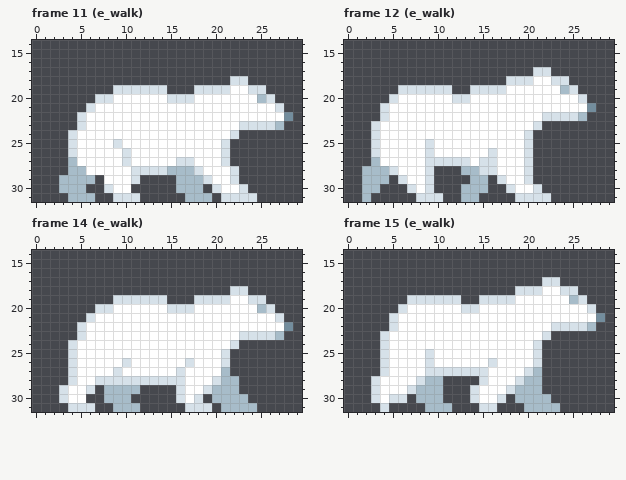
One commit to this pixel-art file: Assets/Sprites/Polar Bear/Polar Bear.aseprite. The picture above is the old version.
32x32 pixels, 19 frames. Colours within 5 levels of each other are drawn and written as one. Shown: frame 11 (e_walk): x 0..29, y 14..31; frame 12 (e_walk): x 0..29, y 14..31; frame 14 (e_walk): x 0..29, y 14..31; frame 15 (e_walk): x 0..29, y 14..31. The commit also changed other frames, which this record leaves out.
Now the later version:
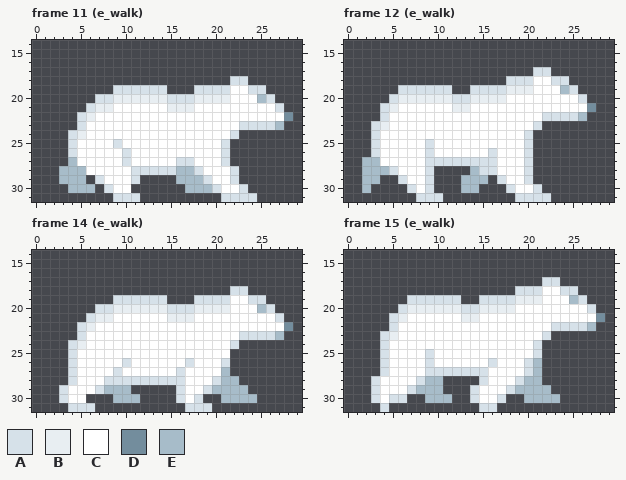
Palette (. is transparent): A #d6e1e9  B #e8eef2  C #ffffff  D #738d9d  E #a7bcc9
Changes in this commit:
--- frame 11 (e_walk)
@@ x 3..23 @@
 19 ......AAAAAA...AAAACC
-20 ....AACCCCCCAAACCCCCC
-21 ...ACCCCCCCCCCCCCCCCC
-22 ..ACCCCCCCCCCCCCCCCCC
+20 ....AABBBBBBAAABBBBCC
+21 ...ABBCCCCCCBBBCCCCCC
+22 ..ABCCCCCCCCCCCCCCCCC
 23 ..ACCCCCCCCCCCCCCCCCA
-24 .ACCCCCCCCCCCCCCCCCA.
+24 .ABCCCCCCCCCCCCCCCCA.
 25 .ACCCCACCCCCCCCCCCA..
@@ x 1..21 @@
 27 ...ECCCCCACCCCCAACCCA
-28 ...EECCCCCAAAAEEEACCC
-29 ..EEEE.CCCA....EEEACC
-30 ..EEE..ACC.....EEE.AC
-31 ...EEE..AAA.....EEE.A
+28 ..EEECCCCCAAAAAEEACCC
+29 ..EEE.ACCCA....EEEACC
+30 ...EEE.ACC......EEEAC
+31 ........AAA.........A
--- frame 12 (e_walk)
@@ x 2..22 @@
 18 ................AAACC
-19 ....AAAAAA..AAAACCCCC
-20 ...ACCCCCCAACCCCCCCCC
-21 ..ACCCCCCCCCCCCCCCCCC
+19 ....AAAAAA..AAAABBBCC
+20 ...ABBBBBBAABBBBCCCCC
+21 ..ABCCCCCCBBCCCCCCCCC
 22 ..ACCCCCCCCCCCCCCCCCA
-23 .ACCCCCCCCCCCCCCCCCA.
+23 .ABCCCCCCCCCCCCCCCCA.
 24 .ACCCCCCCCCCCCCCCCA..
@@ x 0..17 @@
 26 ...ACCCCCACCCCCCAC
-27 ...ECCCCCAAAAACAAC
-28 ..EEEACCCA...EEAAC
-29 ..EEE.ACCA....EE.A
-30 ..EE...ACA...EEE..
-31 ..E.....AAA..EE...
+27 ..EECCCCCAAAAAAAAC
+28 ..EEEACCCA....EAAC
+29 ..EE..ACCA...EEE.A
+30 ..E....ACA...EE...
+31 ........AAA.......
--- frame 14 (e_walk)
@@ x 0..29 @@
 19 .........AAAAAA...AAAACCAA....
-20 .......AACCCCCCAAACCCCCCCEA...
-21 ......ACCCCCCCCCCCCCCCCCCCCA..
-22 .....ACCCCCCCCCCCCCCCCCCCCCCD.
+20 .......AABBBBBBAAABBBBCCCEA...
+21 ......ABBCCCCCCBBBCCCCCCCCCA..
+22 .....ABCCCCCCCCCCCCCCCCCCCCCD.
 23 .....ACCCCCCCCCCCCCCCCCAAAAE..
-24 ....ACCCCCCCCCCCCCCCCCA.......
-25 ....ACCCCCCCCCCCCCCCCA........
+24 ....ABCCCCCCCCCCCCCCCCA.......
+25 ....ACCCCCCCCCCCCCCCCC........
 26 ....ACCCCCACCCCCCACCCA........
 27 ....ACCCCACCCCCCACCCCE........
-28 ....ACCAAAAAAAAAACCCAEE.......
-29 ...ACCA.EEEE....ACCAEEE.......
-30 ...ACC..EEE.....ACA.EEEE......
-31 ....AAA..EEE.....AAA.EEEE.....
+28 ....ACCCAAAAAAAAACCCAEE.......
+29 ...ACCCAEEE.....ACCAEEEE......
+30 ...ACC...EEE....ACA..EEEE.....
+31 ....AAA..........AAA..........
--- frame 15 (e_walk)
@@ x 0..29 @@
 18 ...................AAACCAA....
-19 .......AAAAAA..AAAACCCCCCEA...
-20 ......ACCCCCCAACCCCCCCCCCCCA..
-21 .....ACCCCCCCCCCCCCCCCCCCCCCD.
+19 .......AAAAAA..AAAABBBCCCEA...
+20 ......ABBBBBBAABBBBCCCCCCCCA..
+21 .....ABCCCCCCBBCCCCCCCCCCCCCD.
 22 .....ACCCCCCCCCCCCCCCCCAAAAE..
-23 ....ACCCCCCCCCCCCCCCCCA.......
+23 ....ABCCCCCCCCCCCCCCCCA.......
 24 ....ACCCCCCCCCCCCCCCCA........
 25 ....ACCCCACCCCCCCCCCCA........
-26 ....ACCCCACCCCCCACCCCA........
+26 ....ACCCCACCCCCCACCCAE........
 27 ....ACCCCAAAAAAACCCCAE........
 28 ...ACCCCAEE....ACCCAEE........
-29 ...ACCCAEEE...ACCCAEEE........
-30 ...ACAA.EEE...ACCA.EEEE.......
-31 ....A....EEE...AA...EEEE......
+29 ...ACCCAEEE...ACCCAEEEE.......
+30 ...ACAA..EEE..ACCA..EEEE......
+31 ....A..........AA.............
Changed places in both pictures, as pixel boxes (x1, y1, x2, y2):
changed: (59, 94, 230, 202)
changed: (362, 85, 533, 202)
changed: (77, 304, 257, 412)
changed: (389, 295, 542, 340)
changed: (515, 358, 560, 412)
changed: (416, 394, 452, 412)
